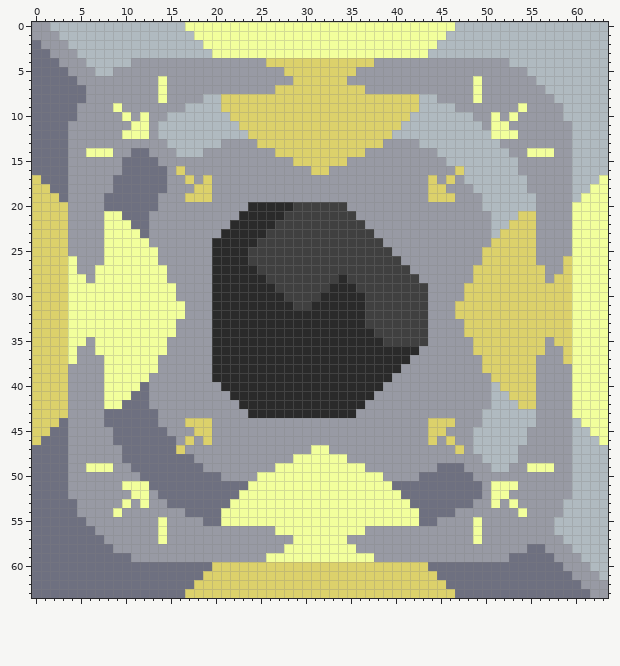
File history of a pixel-art sprite, sprites/blocks/effect/trading-stations/coal-trading-station.png. Above: the version before the commit.
The file is 64x64 pixels.
After the commit:
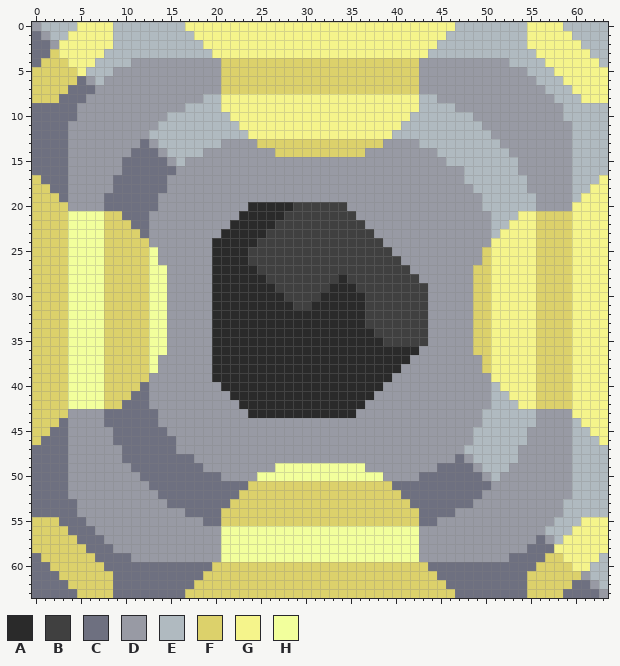
Palette (. is transparent): A #2a2a2a  B #404040  C #6e7080  D #989aa4  E #b0bac0  F #dcd16b  G #f5f48b  H #f2ff9c
The exact change:
Changed rows in their new state; - is an unchanged pixel.
first column x 0:
 0 -E---GGGG--------GGGGGGGGGGGGGGGGGGGGGGGGGGGGGG--------GGGG-----
 1 C-E-GGGGG---------GGGGGGGGGGGGGGGGGGGGGGGGGGGG---------GGGGG----
 2 -C-GGGGGG----------GGGGGGGGGGGGGGGGGGGGGGGGGG----------GGGGGG---
 3 --FGGGGG------------GGGGGGGGGGGGGGGGGGGGGGGG------------GGGGGG--
 4 -FFFGGG--------------FFFFF------------FFFFF--------------GGGGGG-
 5 FFFFFGE--------------FFFFFFF--------FFFFFFF---------------GGGGGG
 6 FFFFFC-E------D------FFFFFFFF------FFFFFFFF------D---------GGGGG
 7 FFFF--C-------D------FFFFFF----------FFFFFF------D----------GGGG
 8 FFF-----------D------GGGGGGGGGGGGGGGGGGGGGG------D-----------GGG
 9 ---------D-----------GGGGGGGGGGGGGGGGGGGGGG-----------D---------
10 ----------D-D---------GGGGGGGGGGGGGGGGGGGG---------D-D----------
11 -----------DD----------GGGGGGGGGGGGGGGGGG----------DD-----------
12 ----------DDDE----------GGGGGGGGGGGGGGGG-----------DDD----------
13 ------------C-E-------------------------------------------------
14 ------DDD----C-E---------------------------------------DDD------
15 --------------C-E------------DDDDDD-----------------------------
16 ---------------CD--------------DD--------------D----------------
17 -----------------D-D------------------------D-D----------------G
18 ------------------DD------------------------DD----------------GG
19 -----------------DDD------------------------DDD--------------GGG
20 ------------------------------------------------------------GGGG
21 ----HHHHFF--------------------------------------------GGFFFFGGGG
22 ----HHHHFFF------------------------------------------GGGFFFFGGGG
23 ----HHHHFFFF----------------------------------------GGGGFFFFGGGG
24 ----HHHHFFFFF--------------------------------------GGGGGFFFFGGGG
25 ----HHHHFFFFF--------------------------------------GGGGGFFFFGGGG
26 -----HHHFFFFF--------------------------------------GGGGGFFF-GGGG
27 -----HH-FFFFF--------------------------------------GGGGG-FF-GGGG
28 ------H-FFFFF--------------------------------------GGGGG-F--GGGG
29 --------FFFFF--D--------------------------------D--GGGGG----GGGG
30 --------FFFFF--D--------------------------------D--GGGGG----GGGG
31 --------FFFFF--DD------------------------------DD--GGGGG----GGGG
32 --------FFFFF--DD------------------------------DD--GGGGG----GGGG
33 --------FFFFF--D--------------------------------D--GGGGG----GGGG
34 --------FFFFF--D--------------------------------D--GGGGG----GGGG
35 ------H-FFFFF--------------------------------------GGGGG-F--GGGG
36 -----HH-FFFFF--------------------------------------GGGGG-FF-GGGG
37 -----HHHFFFFF--------------------------------------GGGGGFFF-GGGG
38 ----HHHHFFFFF--------------------------------------GGGGGFFFFGGGG
39 ----HHHHFFFFF--------------------------------------GGGGGFFFFGGGG
40 ----HHHHFFFF----------------------------------------GGGGFFFFGGGG
41 ----HHHHFFF------------------------------------------GGGFFFFGGGG
42 ----HHHHFF--------------------------------------------GGFFFFGGGG
43 ------------------------------------------------------------GGGG
44 -----------------DDD------------------------DDD--------------GGG
45 ------------------DD------------------------DD----------------GG
46 -----------------D-D------------------------D-D----------------G
47 ----------------D--------------DD--------------DE---------------
48 -----------------------------DDDDDD------------C-E--------------
49 ------DDD---------------------------------------C-E----DDD------
50 -------------------------------------------------C-E------------
51 ----------DDD-----------FFFFFFFFFFFFFFFF----------CDDD----------
52 -----------DD----------FFFFFFFFFFFFFFFFFF----------DD-----------
53 ----------D-D---------FFFFFFFFFFFFFFFFFFFF---------D-D----------
54 ---------D-----------FFFFFFFFFFFFFFFFFFFFFF-----------D---------
55 FFF-----------D------FFFFFFFFFFFFFFFFFFFFFF------D-----------GGG
56 FFFF----------D------HHHHHH----------HHHHHH------D-------E--GGGG
57 FFFFF---------D------HHHHHHHH------HHHHHHHH------D------C-EGGGGG
58 FFFFFF---------------HHHHHHH--------HHHHHHH--------------CGGGGGG
59 -FFFFFF--------------HHHHH------------HHHHH--------------FFGGGG-
60 --FFFFFF------------------------------------------------FFFFGG--
61 ---FFFFFF----------------------------------------------FFFFFF-E-
62 ----FFFFF----------------------------------------------FFFFF-C-E
63 -----FFFF----------------------------------------------FFFF---C-
Boxes around the changes in both pictures, in picture pixels (x1, y1, x2, y2):
changed: (32, 22, 608, 598)
